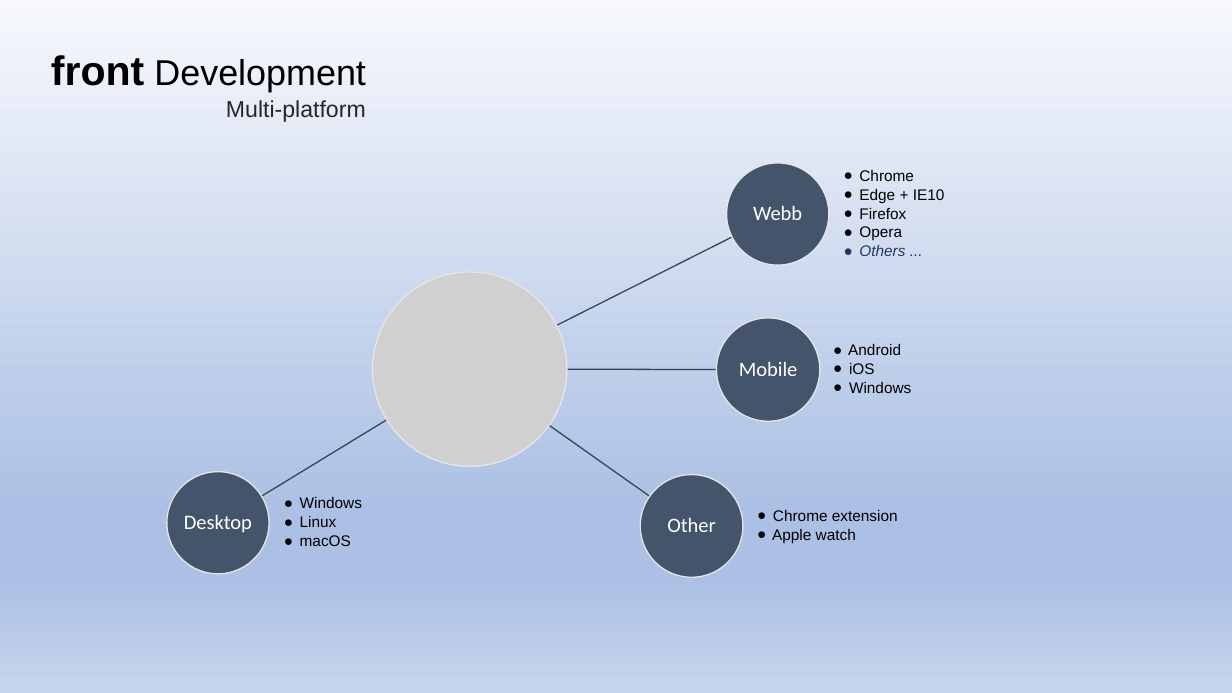
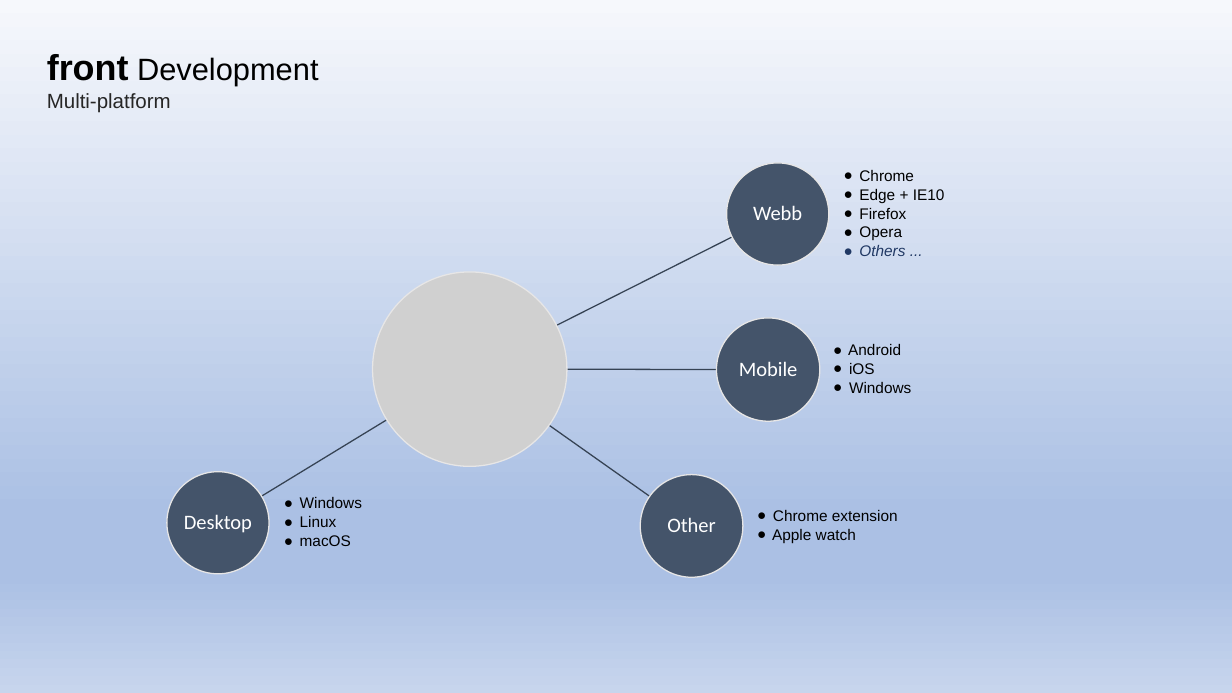
Before and after one commit to aleptra/front, a slide deck: slide 8 of _front.pptx (slide 7 before the commit). Drawn at 1232x693 pixels with LibreOffice and Linux fonts; fonts in the diff are those of the drawing; grey boxes stand for pictures. Boxes give left, top, right and bottom in pixels: in the first picture for what was removed or moved away, otherwise in the second. Text is boxed around its words. In the diff, an @@ line names an element or a change of style, - is before the commit and + after.

```diff
--- a/_front.pptx
+++ b/_front.pptx
@@ text "front Development" at box(47, 54, 318, 113): size 32 to 28 pt in "front"; size 28 to 24 pt in "Development"; size 18 to 16 pt in "Multi-platform"; alignment right to left @@
```
Also in this commit, not shown: 16 other slides changed, 2 slides added.
